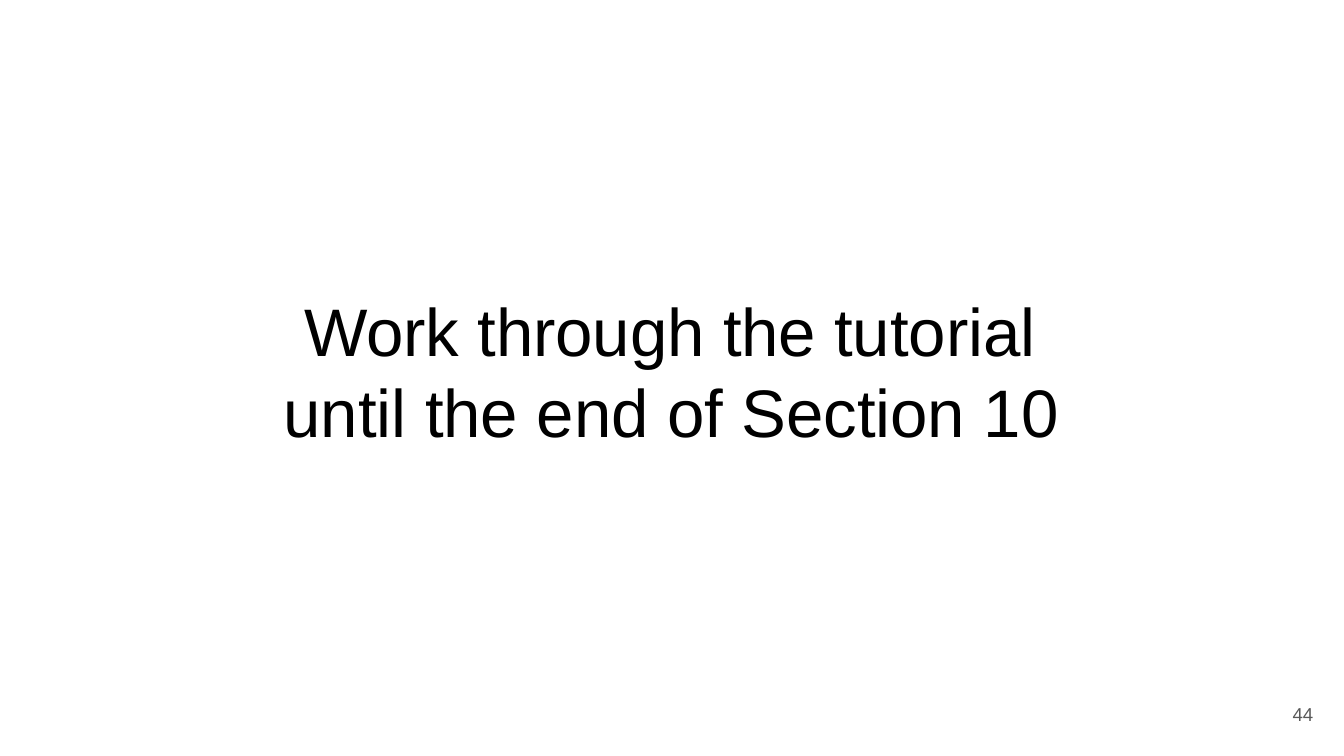
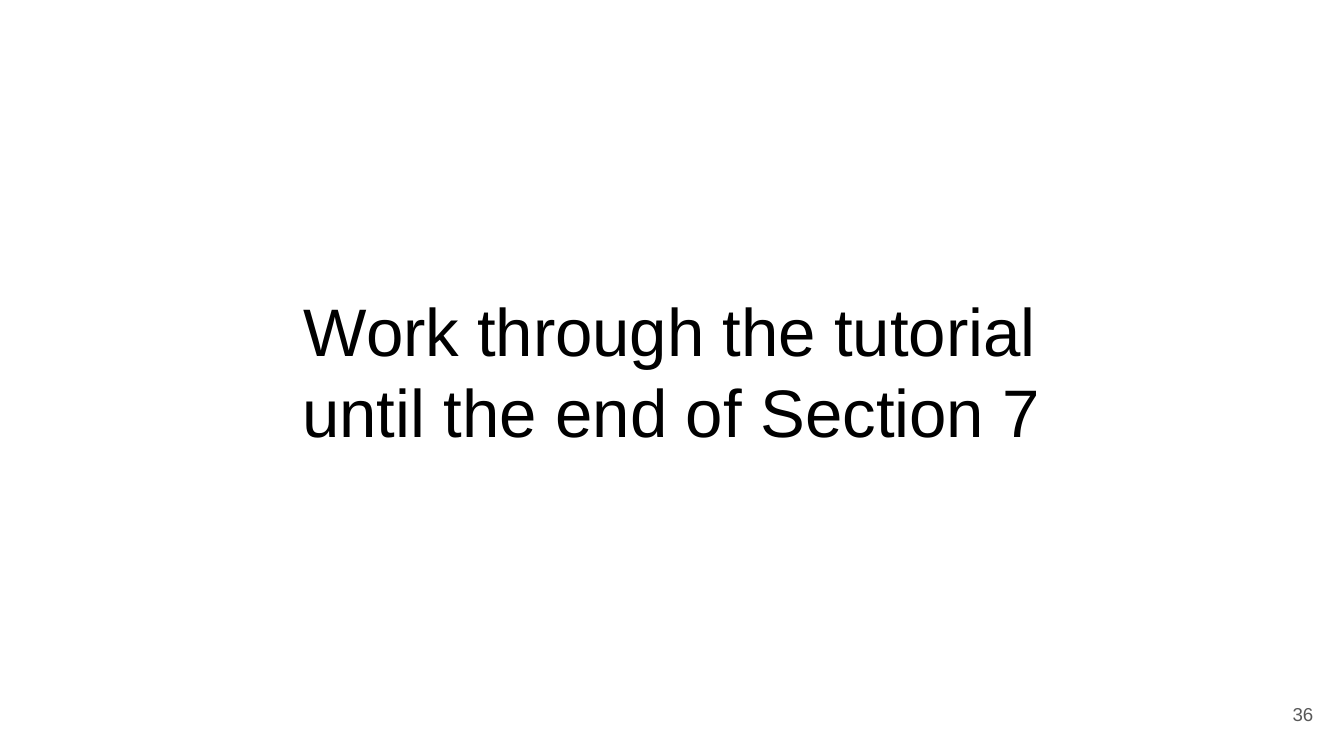
Before and after one commit to WHOIGit/Rshinypresentation, a slide deck: slide 36 of shinyRpresentation.odp (slide 44 before the commit). Drawn at 1344x756 pixels with LibreOffice and Linux fonts; fonts in the diff are those of the drawing. Boxes give left, top, right and bottom in pixels: in the first picture for what was removed or moved away, otherwise in the second. Text is boxed around its words. In the diff, an @@ line names an element or a change of style, - is before the commit and + after.

```diff
--- a/shinyRpresentation.odp
+++ b/shinyRpresentation.odp
@@ title at [302,307,1039,438]: text changed @@
-Work through the tutorial until the end of Section 10
+Work through the tutorial until the end of Section 7
@@ page number at [1293,708,1314,721]: text changed @@
-44
+36
```
Also in this commit, not shown: 28 other slides changed, 10 slides added, 7 slides removed, 8 other files.
